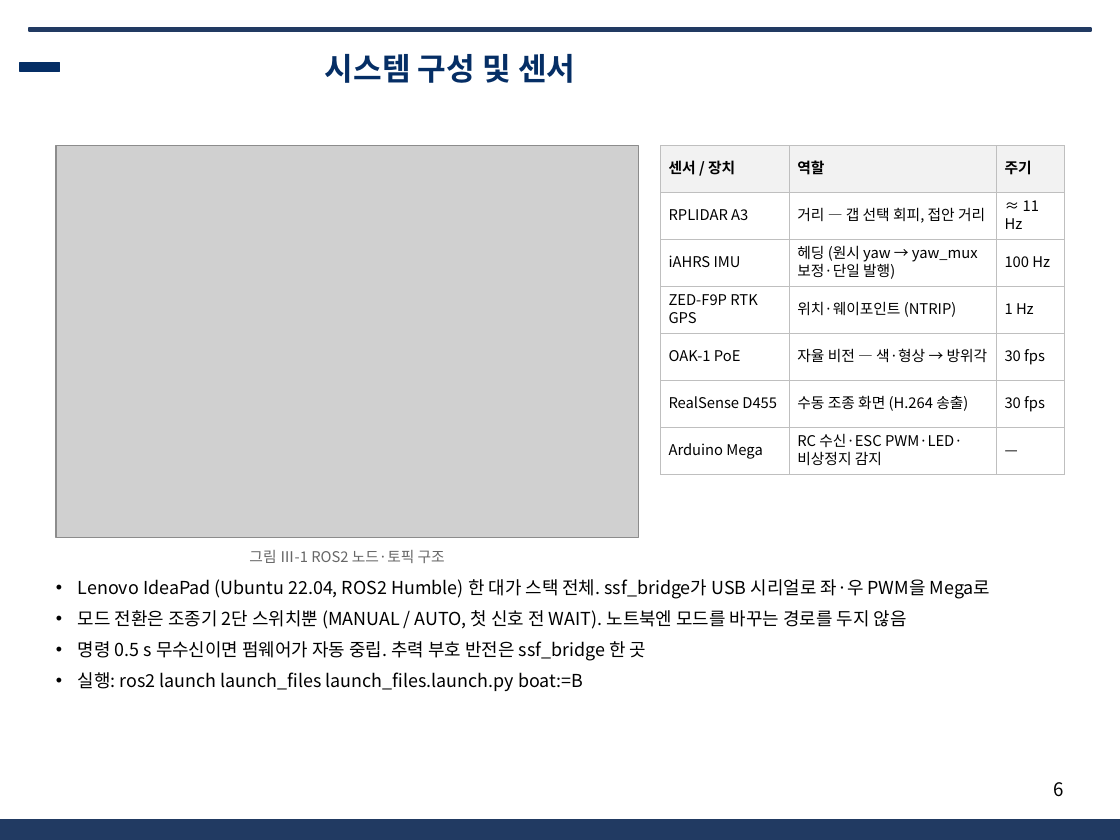
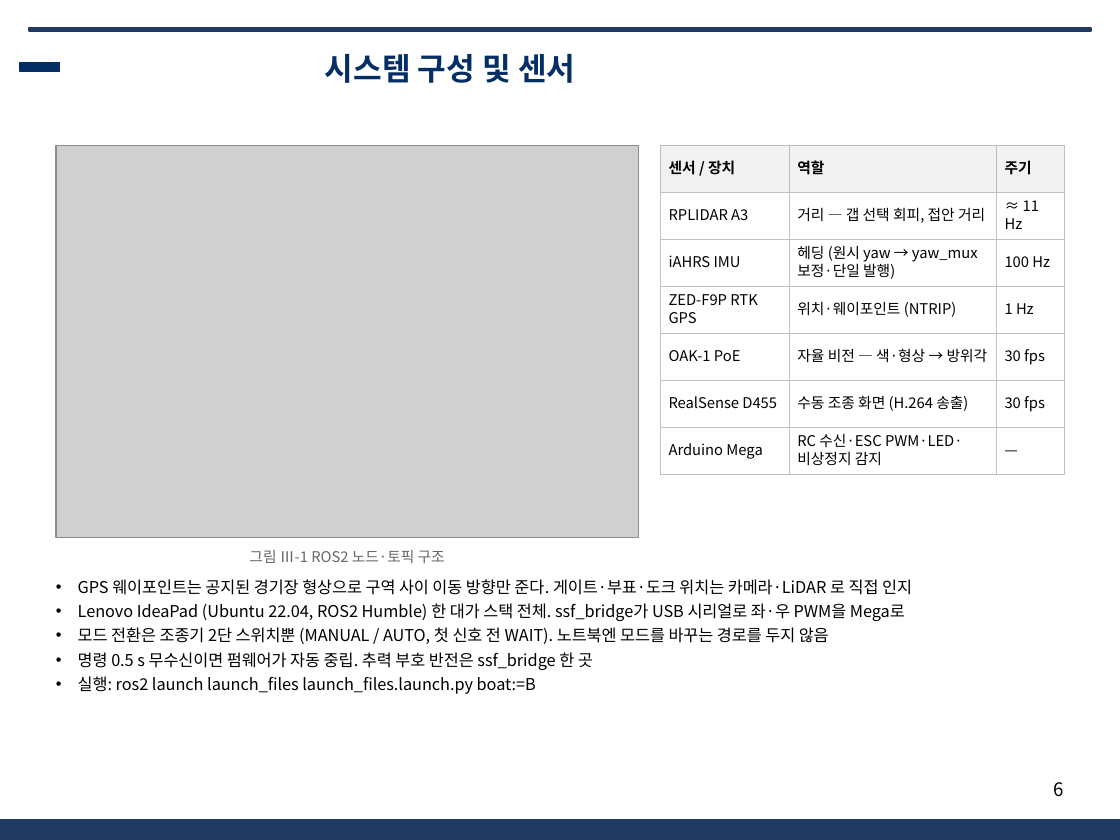
Before and after one commit to unmatsutake377-rgb/ros2_ws, a slide deck: slide 6 of docs/전달용/보고서_분담/발표자료_SSF_B.pptx. Drawn at 1120x840 pixels with LibreOffice and Linux fonts; fonts in the diff are those of the drawing; grey boxes stand for pictures; background and template pictures are left out. Boxes give left, top, right and bottom in pixels: in the first picture for what was removed or moved away, otherwise in the second. Text is boxed around its words. In the diff, an @@ line names an element or a change of style, - is before the commit and + after.

```diff
--- a/docs/전달용/보고서_분담/발표자료_SSF_B.pptx
+++ b/docs/전달용/보고서_분담/발표자료_SSF_B.pptx
@@ text at box(78, 579, 912, 595): paragraph added @@
+• GPS 웨이포인트는 공지된 경기장 형상으로 구역 사이 이동 방향만 준다. 게이트·부표·도크 위치는 카메라·LiDAR 로 직접 인지
@@ text at box(78, 603, 905, 694): size 11.5 to 10.5 pt in "Lenovo IdeaPad (Ubuntu 22.04, ROS2 Humble) 한 ...", "모드 전환은 조종기 2단 스위치뿐 (MANUAL / ...", "명령 0.5 s 무수신이면 펌웨어가 자동 중립. ...", "실행: ros2 launch launch_files launch_files.launch.py boat:=B"; line spacing 13.8pt to 12.6pt; less space between paragraphs @@
```
Also in this commit, not shown: 1 other slide changed, 7 other files.
